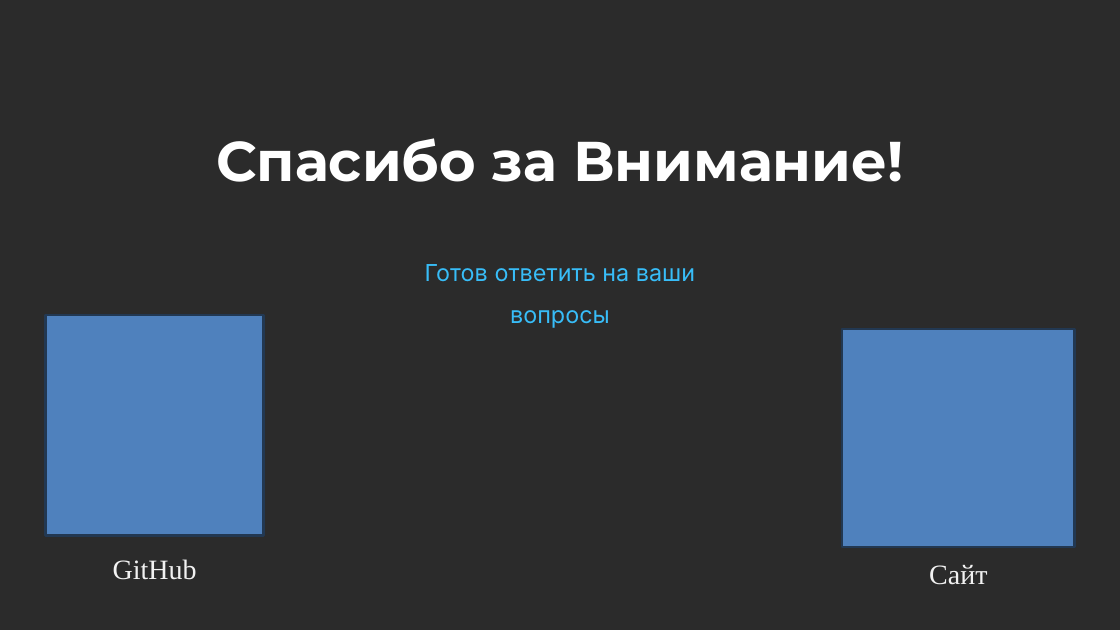
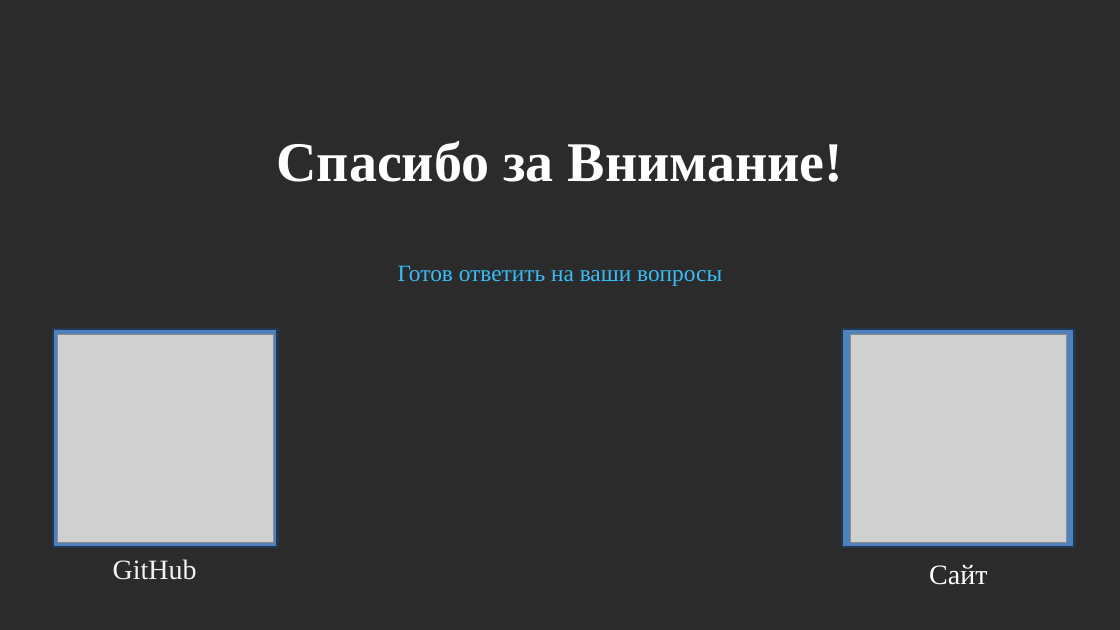
Before and after one commit to KOngfrost/BankBankBank, a slide deck: slide 16 of GosBank.pptx. Drawn at 1120x630 pixels with LibreOffice and Linux fonts; fonts in the diff are those of the drawing; grey boxes stand for pictures; background and template pictures are left out; a plain dark background stands for a picture behind light text. Boxes give left, top, right and bottom in pixels: in the first picture for what was removed or moved away, otherwise in the second. Text is boxed around its words. In the diff, an @@ line names an element or a change of style, - is before the commit and + after.

```diff
--- a/GosBank.pptx
+++ b/GosBank.pptx
@@ text "Спасибо за Внимание!" at <box>276,141,843,182</box>: font Montserrat to Times New Roman @@
@@ text "Готов ответить на ваши вопросы" at <box>398,265,722,286</box>: font Inter to Times New Roman @@
@@ rectangle: place and size @@
-rectangle at <box>45,315,264,535</box>
+rectangle at <box>53,329,277,548</box>
@@ picture added at <box>57,334,273,543</box> @@
@@ picture added at <box>850,334,1067,543</box> @@
```
Also in this commit, not shown: 11 other slides changed, 4 slides added, 4 slides removed, 4 other files.
